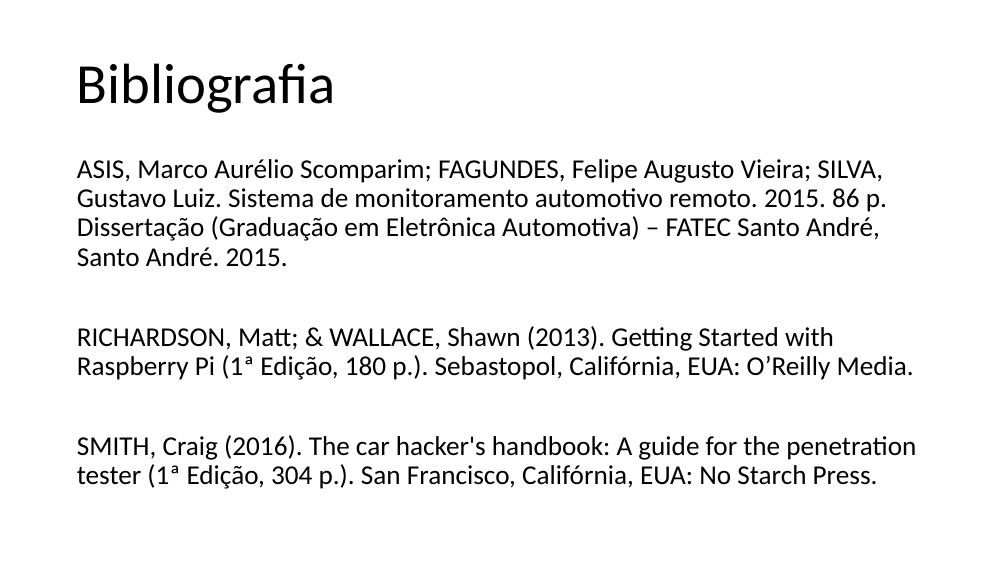
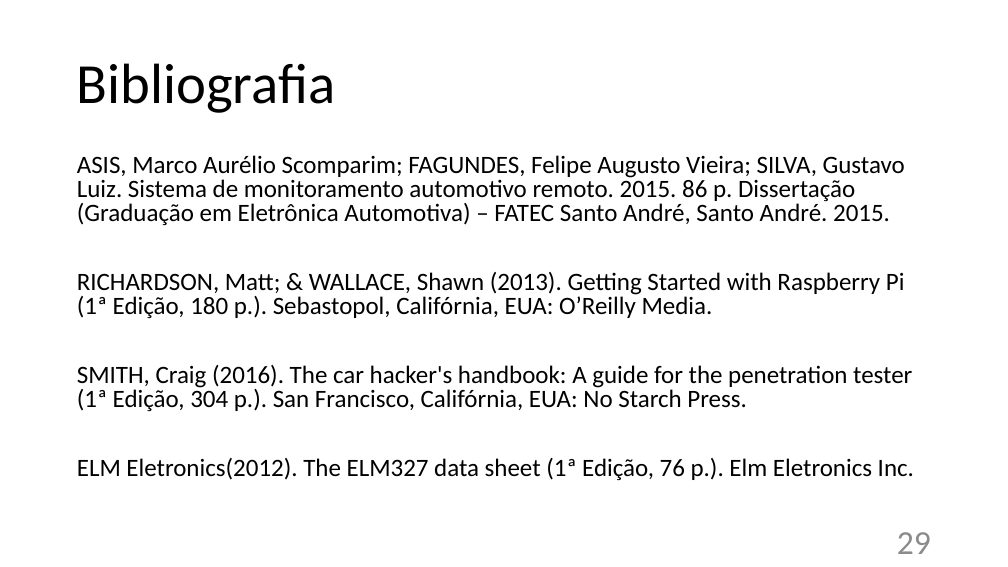
Before and after one commit to ruanlas/TADS2015, a slide deck: slide 29 of TCC-documentos/Apresentacao/TCC_v3.pptx (slide 27 before the commit). Drawn at 1008x567 pixels with LibreOffice and Linux fonts; fonts in the diff are those of the drawing. Boxes give left, top, right and bottom in pixels: in the first picture for what was removed or moved away, otherwise in the second. Text is boxed around its words. In the diff, an @@ line names an element or a change of style, - is before the commit and + after.

```diff
--- a/TCC-documentos/Apresentacao/TCC_v3.pptx
+++ b/TCC-documentos/Apresentacao/TCC_v3.pptx
@@ text at (77, 155, 912, 411): size 25.9 to 23.8 pt in "ASIS, Marco Aurélio Scomparim; FAGUNDES, Felipe Augusto ...", "RICHARDSON, Matt; & WALLACE, Shawn (2013). Getting ...", "SMITH, Craig (2016). The car hacker's handbook: ..."; line spacing 0.9 to 0.8 @@
@@ text at (77, 458, 914, 481): paragraph added @@
+ELM Eletronics(2012). The ELM327 data sheet (1ª Edição, 76 p.). Elm Eletronics Inc.
@@ page number added at (897, 532, 931, 554), 32 pt, text #8C8C8C @@
+29
```
Also in this commit, not shown: 27 other slides changed, 7 slides added, 1 slide removed, 1 other file.
